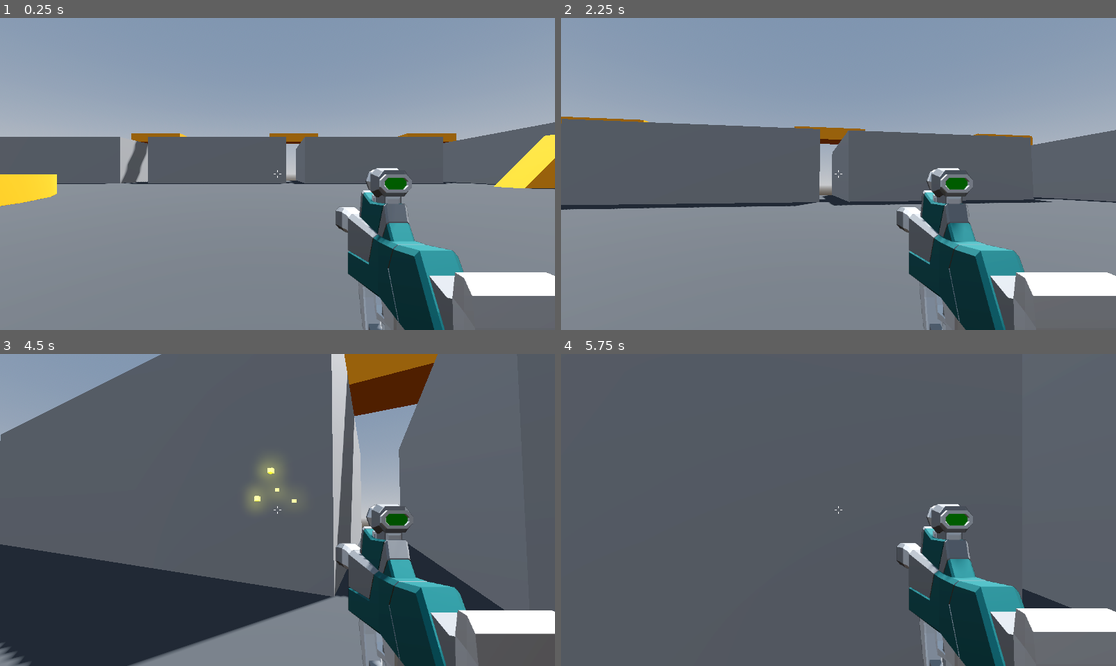
Above: before the commit, frames 1-4 (two rows, left to right).
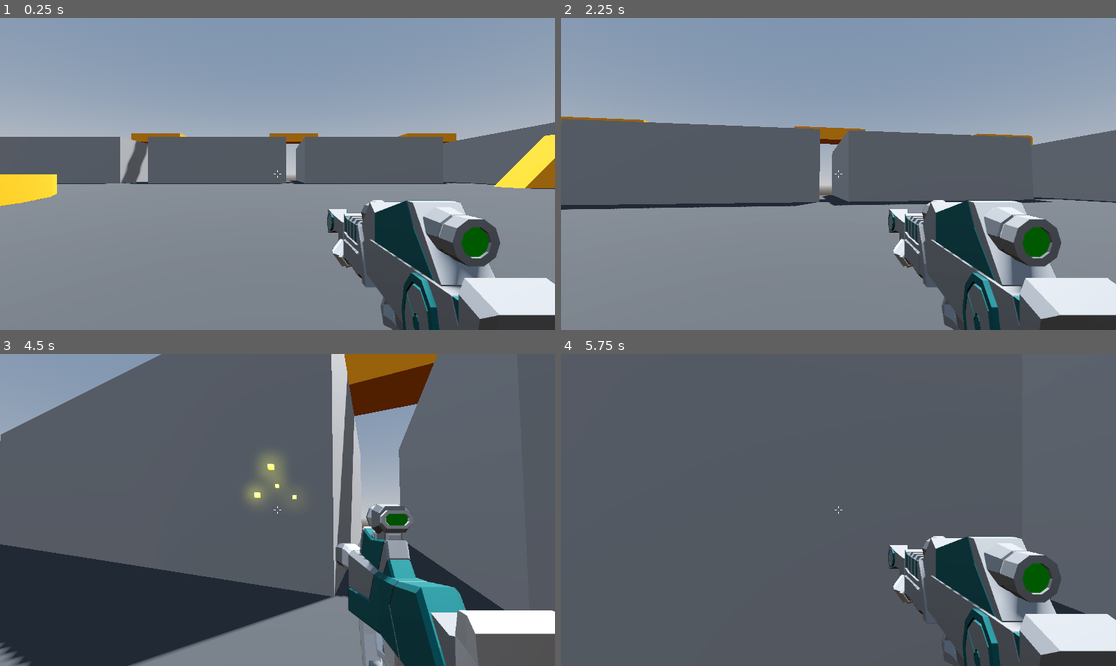
Above: after the commit, the same moments.

Repository: DevDonAguinaldo/roborampage
Game: Godot game, scene res://Levels/sandbox.tscn
The game is run twice, just before and just after one commit, with the same random seed, the same clock (stepped at 60 frames per second) and the same inputs.
Inputs (mouse positions are in pixels of both pictures, inside the frame that each line leads up to):
- Up to frame 1 (0.25 s): no input
- Up to frame 2 (2.25 s): tap Enter at 0.5 s; move the mouse to (866, 174) at 0.52 s; press the mouse at (866, 174) at 0.53 s; hold W (move_forward) from 0.53 s (still down); tap Space (jump) at 0.77, 1.52 s; tap Mouse wheel down (last_weapon, bound only after the commit) at 0.8, 1.35 s; move the mouse to (810, 174) at 1.27 s; release the mouse at (810, 174) at 1.28 s; tap Mouse wheel up (next_weapon, bound only after the commit) at 1.55 s; move the mouse to (849, 167) at 2.02 s; hold Mouse wheel up (next_weapon, bound only after the commit) from 2.03 s (still down)
- Up to frame 3 (4.5 s): keep holding W (move_forward); tap 1 (weapon_1, bound only after the commit) at 2.3, 2.85 s; move the mouse to (271, 516) at 2.77 s; release Mouse wheel up (next_weapon, bound only after the commit) at 2.78 s; tap Space (jump) at 3.02, 3.77 s; tap 2 (weapon_2, bound only after the commit) at 3.05 s; move the mouse to (316, 513) at 3.52 s; hold 2 (weapon_2, bound only after the commit) 3.53-4.28 s; click (316, 513) at 3.8 s; move the mouse to (233, 506) at 4.27 s; click (233, 506) at 4.35 s
- Up to frame 4 (5.75 s): keep holding W (move_forward); tap Space (jump) at 4.52 s; tap Mouse wheel down (last_weapon, bound only after the commit) at 4.55 s; move the mouse to (844, 510) at 5.02 s; hold Mouse wheel down (last_weapon, bound only after the commit) from 5.03 s (still down); tap Mouse wheel up (next_weapon, bound only after the commit) at 5.3 s

The runs differ from the first frame. In frame 1, 11% of the frame differs, in the area x 58-100%, y 48-100%; in frame 2, 11%; in frame 3, 0.1%; in frame 4, 11%.

Commit message:
added multiple weapon handler

Diff:
--- a/Assets/hitscan_weapon.gd
+++ b/Assets/hitscan_weapon.gd
@@ -4,6 +4,9 @@
 @export var recoil := 0.05
 @export var weapon: Node3D
 @export var weapon_damage := 15
+@export var automatic: bool
+@export var ammo_handler: AmmoHandler
+@export var ammo_type: AmmoHandler.ammo_type
 @export var muzzle_flash: GPUParticles3D
 @export var sparks: PackedScene
 
@@ -13,21 +16,28 @@
 
 # Called every frame. 'delta' is the elapsed time since the previous frame.
 func _process(_delta: float) -> void:
-	if Input.is_action_pressed("fire"):
-		if cooldown_timer.is_stopped():
-			shoot()
+	if automatic:
+		if Input.is_action_pressed("fire"):
+			if cooldown_timer.is_stopped():
+				shoot()
+	else:
+		if Input.is_action_just_pressed("fire"):
+			if cooldown_timer.is_stopped():
+				shoot()
 
 	weapon.position = weapon.position.lerp(weapon_position, _delta * 10.0)
 
 func shoot() -> void:
-	muzzle_flash.restart()
-	cooldown_timer.start(1.0 / fire_rate)
-	var collider = ray_cast_3d.get_collider()
-	weapon.position.z += recoil
+	if ammo_handler.has_ammo(ammo_type):
+		ammo_handler.use_ammo(ammo_type)
+		muzzle_flash.restart()
+		cooldown_timer.start(1.0 / fire_rate)
+		var collider = ray_cast_3d.get_collider()
+		weapon.position.z += recoil
 
-	if collider is Enemy:
-		collider.hp -= weapon_damage
+		if collider is Enemy:
+			collider.hp -= weapon_damage
 
-	var spark = sparks.instantiate()
-	add_child(spark)
-	spark.global_position = ray_cast_3d.get_collision_point()
+		var spark = sparks.instantiate()
+		add_child(spark)
+		spark.global_position = ray_cast_3d.get_collision_point()
--- /dev/null
+++ b/Assets/rifle.tscn
@@ -0,0 +1,86 @@
+[gd_scene load_steps=8 format=3 uid="uid://dt7a1k1qnkiaj"]
+
+[ext_resource type="PackedScene" uid="uid://b8pfo1k3fdkgs" path="res://Assets/hitscan_weapon.tscn" id="1_x10na"]
+[ext_resource type="PackedScene" uid="uid://c3a80q7m75xir" path="res://Assets/Rifle.glb" id="2_r4e1a"]
+
+[sub_resource type="StandardMaterial3D" id="StandardMaterial3D_bdrv4"]
+emission_enabled = true
+emission = Color(1, 1, 1, 1)
+emission_energy_multiplier = 3.0
+
+[sub_resource type="Curve" id="Curve_4gqcf"]
+_data = [Vector2(0, 1), 0.0, 0.0, 0, 0, Vector2(1, 0), 0.0, 0.0, 0, 0]
+point_count = 2
+
+[sub_resource type="CurveTexture" id="CurveTexture_wr5b8"]
+curve = SubResource("Curve_4gqcf")
+
+[sub_resource type="ParticleProcessMaterial" id="ParticleProcessMaterial_25ndh"]
+direction = Vector3(0, 0, -1)
+spread = 8.0
+initial_velocity_min = 6.0
+initial_velocity_max = 8.0
+gravity = Vector3(0, 0, 0)
+scale_curve = SubResource("CurveTexture_wr5b8")
+
+[sub_resource type="BoxMesh" id="BoxMesh_vf7nc"]
+size = Vector3(0.1, 0.1, 0.1)
+
+[node name="rifle" node_paths=PackedStringArray("weapon", "muzzle_flash") instance=ExtResource("1_x10na")]
+fire_rate = 8.0
+recoil = 0.3
+weapon = NodePath("Rifle")
+weapon_damage = 70
+muzzle_flash = NodePath("MuzzleFlash")
+
+[node name="MuzzleFlash" type="GPUParticles3D" parent="." index="2"]
+transform = Transform3D(1, 0, 0, 0, 1, 0, 0, 0, 1, 0.4, -0.3, -2.8)
+layers = 2
+material_override = SubResource("StandardMaterial3D_bdrv4")
+cast_shadow = 0
+emitting = false
+lifetime = 0.07
+one_shot = true
+explosiveness = 1.0
+fixed_fps = 60
+local_coords = true
+process_material = SubResource("ParticleProcessMaterial_25ndh")
+draw_pass_1 = SubResource("BoxMesh_vf7nc")
+
+[node name="Rifle" parent="." index="3" instance=ExtResource("2_r4e1a")]
+transform = Transform3D(1, 0, 0, 0, 1, 0, 0, 0, 1, 0.4, -0.3, -1.4)
+
+[node name="Part_104" parent="Rifle" index="0"]
+layers = 2
+
+[node name="Gun butt_018" parent="Rifle" index="1"]
+layers = 2
+
+[node name="Part_106" parent="Rifle" index="2"]
+layers = 2
+
+[node name="Grip_027" parent="Rifle" index="3"]
+layers = 2
+
+[node name="Part_108" parent="Rifle" index="4"]
+layers = 2
+
+[node name="Scope_022" parent="Rifle" index="5"]
+layers = 2
+
+[node name="Scope_023" parent="Rifle" index="6"]
+layers = 2
+
+[node name="Extra accessories_008" parent="Rifle" index="7"]
+layers = 2
+
+[node name="Part_112" parent="Rifle" index="8"]
+layers = 2
+
+[node name="Part_113" parent="Rifle" index="9"]
+layers = 2
+
+[node name="Muzzle breaks" parent="Rifle" index="10"]
+layers = 2
+
+[editable path="Rifle"]
--- a/Assets/smg.tscn
+++ b/Assets/smg.tscn
@@ -28,6 +28,7 @@
 
 [node name="smg" node_paths=PackedStringArray("weapon", "muzzle_flash") instance=ExtResource("1_d1l1q")]
 weapon = NodePath("SMG")
+automatic = true
 muzzle_flash = NodePath("MuzzleFlash")
 
 [node name="SMG" parent="." index="1" instance=ExtResource("2_344nb")]
--- a/Assets/sparks.tscn
+++ b/Assets/sparks.tscn
@@ -21,6 +21,21 @@
 
 [sub_resource type="BoxMesh" id="BoxMesh_5rrfm"]
 size = Vector3(0.1, 0.1, 0.1)
+
+[sub_resource type="Animation" id="Animation_xp5cl"]
+length = 0.001
+tracks/0/type = "value"
+tracks/0/imported = false
+tracks/0/enabled = true
+tracks/0/path = NodePath(".:emitting")
+tracks/0/interp = 1
+tracks/0/loop_wrap = true
+tracks/0/keys = {
+"times": PackedFloat32Array(0),
+"transitions": PackedFloat32Array(1),
+"update": 1,
+"values": [false]
+}
 
 [sub_resource type="Animation" id="Animation_x5dhc"]
 resource_name = "Spark"
@@ -52,21 +67,6 @@
 }]
 }
 
-[sub_resource type="Animation" id="Animation_xp5cl"]
-length = 0.001
-tracks/0/type = "value"
-tracks/0/imported = false
-tracks/0/enabled = true
-tracks/0/path = NodePath(".:emitting")
-tracks/0/interp = 1
-tracks/0/loop_wrap = true
-tracks/0/keys = {
-"times": PackedFloat32Array(0),
-"transitions": PackedFloat32Array(1),
-"update": 1,
-"values": [false]
-}
-
 [sub_resource type="AnimationLibrary" id="AnimationLibrary_r3vyf"]
 _data = {
 "RESET": SubResource("Animation_xp5cl"),
--- a/Enemy/enemy.gd
+++ b/Enemy/enemy.gd
@@ -65,4 +65,3 @@
 
 func attack() -> void:
 	player.hp -= attack_damage
-	print("Enemy attack!")
--- /dev/null
+++ b/Player/AmmoHandler.gd
@@ -0,0 +1,20 @@
+extends Node3D
+class_name AmmoHandler
+
+enum ammo_type {
+	BULLET,
+	SMALL_BULLET
+}
+
+var ammo_storage := {
+	ammo_type.BULLET: 10,
+	ammo_type.SMALL_BULLET: 60
+}
+
+func has_ammo(type: ammo_type) -> bool:
+	return ammo_storage[type] > 0
+
+func use_ammo(type: ammo_type) -> void:
+	if has_ammo(type):
+		ammo_storage[type] -= 1
+		print(ammo_storage[type])
--- /dev/null
+++ b/Player/WeaponHandler.gd
@@ -0,0 +1,42 @@
+extends Node3D
+
+@export var weapon_1: Node3D
+@export var weapon_2: Node3D
+
+func _ready() -> void:
+	equip(weapon_1)
+
+func _unhandled_input(event: InputEvent) -> void:
+	if event.is_action_pressed("weapon_1"):
+		equip(weapon_1)
+	if event.is_action_pressed("weapon_2"):
+		equip(weapon_2)
+	if event.is_action_pressed("next_weapon"):
+		next_weapon()
+	if event.is_action_pressed("last_weapon"):
+		last_weapon()
+
+func equip(active_weapon: Node3D) -> void:
+	for child in get_children():
+		if child == active_weapon:
+			child.visible = true
+			child.set_process(true)
+		else:
+			child.visible = false
+			child.set_process(false)
+
+func next_weapon() -> void:
+	var index = get_current_index()
+	index = wrapi(index + 1, 0, get_child_count())
+	equip(get_child(index))
+
+func last_weapon() -> void:
+	var index = get_current_index()
+	index = wrapi(index - 1, 0, get_child_count())
+	equip(get_child(index))
+
+func get_current_index() -> int:
+	for index in get_child_count():
+		if get_child(index).visible:
+			return index
+	return 0
--- /dev/null
+++ b/Player/game_over_menu.tres
@@ -0,0 +1,57 @@
+[gd_resource type="VisualShader" load_steps=5 format=3 uid="uid://du3i18t757y3b"]
+
+[sub_resource type="VisualShaderNodeTexture" id="VisualShaderNodeTexture_16a63"]
+source = 5
+
+[sub_resource type="VisualShaderNodeInput" id="VisualShaderNodeInput_v84x0"]
+input_name = "screen_uv"
+
+[sub_resource type="VisualShaderNodeFloatConstant" id="VisualShaderNodeFloatConstant_pxd7u"]
+constant = 2.0
+
+[sub_resource type="VisualShaderNodeTexture2DParameter" id="VisualShaderNodeTexture2DParameter_dkfnx"]
+parameter_name = "Screen"
+texture_type = 1
+texture_filter = 4
+texture_source = 1
+
+[resource]
+code = "shader_type canvas_item;
+render_mode blend_mix;
+
+uniform sampler2D Screen : source_color, filter_linear_mipmap, hint_screen_texture;
+
+
+
+void fragment() {
+// Input:3
+	vec2 n_out3p0 = SCREEN_UV;
+
+
+// FloatConstant:4
+	float n_out4p0 = 2.000000;
+
+
+	vec4 n_out2p0;
+// Texture2D:2
+	n_out2p0 = textureLod(Screen, n_out3p0, n_out4p0);
+
+
+// Output:0
+	COLOR.rgb = vec3(n_out2p0.xyz);
+
+
+}
+"
+graph_offset = Vector2(-783.45, -300)
+mode = 1
+flags/light_only = false
+nodes/fragment/2/node = SubResource("VisualShaderNodeTexture_16a63")
+nodes/fragment/2/position = Vector2(0, 120)
+nodes/fragment/3/node = SubResource("VisualShaderNodeInput_v84x0")
+nodes/fragment/3/position = Vector2(-440, 20)
+nodes/fragment/4/node = SubResource("VisualShaderNodeFloatConstant_pxd7u")
+nodes/fragment/4/position = Vector2(-380, 120)
+nodes/fragment/5/node = SubResource("VisualShaderNodeTexture2DParameter_dkfnx")
+nodes/fragment/5/position = Vector2(-440, 220)
+nodes/fragment/connections = PackedInt32Array(2, 0, 0, 0, 3, 0, 2, 0, 4, 0, 2, 1, 5, 0, 2, 2)
--- a/Player/game_over_menu.tscn
+++ b/Player/game_over_menu.tscn
@@ -1,11 +1,17 @@
-[gd_scene load_steps=5 format=3 uid="uid://gd1m1qrk5ll2"]
+[gd_scene load_steps=8 format=3 uid="uid://gd1m1qrk5ll2"]
 
 [ext_resource type="FontFile" uid="uid://cw4qlcdtpvxd1" path="res://Assets/Roboto-Regular.ttf" id="1_jp3f6"]
 [ext_resource type="Script" path="res://Player/game_over_menu.gd" id="2_sk2t3"]
+[ext_resource type="Shader" uid="uid://du3i18t757y3b" path="res://Player/game_over_menu.tres" id="3_ov1ir"]
 
 [sub_resource type="Theme" id="Theme_mh2ey"]
 default_font = ExtResource("1_jp3f6")
 default_font_size = 64
+
+[sub_resource type="ShaderMaterial" id="ShaderMaterial_m5efn"]
+shader = ExtResource("3_ov1ir")
+
+[sub_resource type="PlaceholderTexture2D" id="PlaceholderTexture2D_v783p"]
 
 [sub_resource type="LabelSettings" id="LabelSettings_01585"]
 font_size = 96
@@ -20,6 +26,16 @@
 grow_vertical = 2
 theme = SubResource("Theme_mh2ey")
 script = ExtResource("2_sk2t3")
+
+[node name="BackgroundBlur" type="TextureRect" parent="."]
+material = SubResource("ShaderMaterial_m5efn")
+layout_mode = 1
+anchors_preset = 15
+anchor_right = 1.0
+anchor_bottom = 1.0
+grow_horizontal = 2
+grow_vertical = 2
+texture = SubResource("PlaceholderTexture2D_v783p")
 
 [node name="CenterContainer" type="CenterContainer" parent="."]
 layout_mode = 1
--- a/Player/player.tscn
+++ b/Player/player.tscn
@@ -1,11 +1,14 @@
-[gd_scene load_steps=12 format=3 uid="uid://c7xk8ih1mtgqm"]
+[gd_scene load_steps=15 format=3 uid="uid://c7xk8ih1mtgqm"]
 
 [ext_resource type="Script" path="res://Player/player.gd" id="1_kja5x"]
 [ext_resource type="Script" path="res://Player/SmoothCamera.gd" id="2_pxo88"]
 [ext_resource type="Script" path="res://Player/Crosshair.gd" id="3_iy2gq"]
+[ext_resource type="PackedScene" uid="uid://dt7a1k1qnkiaj" path="res://Assets/rifle.tscn" id="3_nwblq"]
+[ext_resource type="Script" path="res://Player/WeaponHandler.gd" id="3_tb58y"]
 [ext_resource type="PackedScene" uid="uid://dhkfr114f6r2y" path="res://Assets/smg.tscn" id="3_tiqqw"]
 [ext_resource type="Texture2D" uid="uid://cr7toaq1w80q5" path="res://Player/damage.png" id="5_pahyx"]
 [ext_resource type="PackedScene" uid="uid://gd1m1qrk5ll2" path="res://Player/game_over_menu.tscn" id="6_6mgr0"]
+[ext_resource type="Script" path="res://Player/AmmoHandler.gd" id="6_ldacq"]
 
 [sub_resource type="CapsuleMesh" id="CapsuleMesh_0tt7d"]
 
@@ -89,8 +92,6 @@
 cull_mask = 1048573
 script = ExtResource("2_pxo88")
 
-[node name="smg" parent="CameraPivot/SmoothCamera" instance=ExtResource("3_tiqqw")]
-
 [node name="RemoteTransform3D" type="RemoteTransform3D" parent="CameraPivot/SmoothCamera"]
 remote_path = NodePath("../../../SubViewportContainer/SubViewport/WeaponCamera")
 
@@ -112,12 +113,28 @@
 cull_mask = 2
 fov = 40.0
 
+[node name="WeaponHandler" type="Node3D" parent="SubViewportContainer/SubViewport/WeaponCamera" node_paths=PackedStringArray("weapon_1", "weapon_2")]
+script = ExtResource("3_tb58y")
+weapon_1 = NodePath("rifle")
+weapon_2 = NodePath("smg")
+
+[node name="rifle" parent="SubViewportContainer/SubViewport/WeaponCamera/WeaponHandler" node_paths=PackedStringArray("ammo_handler") instance=ExtResource("3_nwblq")]
+ammo_handler = NodePath("../../AmmoHandler")
+
+[node name="smg" parent="SubViewportContainer/SubViewport/WeaponCamera/WeaponHandler" node_paths=PackedStringArray("ammo_handler") instance=ExtResource("3_tiqqw")]
+ammo_handler = NodePath("../../AmmoHandler")
+ammo_type = 1
+
+[node name="AmmoHandler" type="Node3D" parent="SubViewportContainer/SubViewport/WeaponCamera"]
+script = ExtResource("6_ldacq")
+
 [node name="CenterContainer" type="CenterContainer" parent="."]
 anchors_preset = 15
 anchor_right = 1.0
 anchor_bottom = 1.0
 grow_horizontal = 2
 grow_vertical = 2
+mouse_filter = 2
 
 [node name="Crosshair" type="Control" parent="CenterContainer"]
 layout_mode = 2
@@ -131,6 +148,7 @@
 grow_horizontal = 2
 grow_vertical = 2
 pivot_offset = Vector2(576, 324)
+mouse_filter = 2
 texture = ExtResource("5_pahyx")
 
 [node name="DamageAnimationPlayer" type="AnimationPlayer" parent="DamageTexture"]
--- a/project.godot
+++ b/project.godot
@@ -52,3 +52,23 @@
 "events": [Object(InputEventMouseButton,"resource_local_to_scene":false,"resource_name":"","device":-1,"window_id":0,"a …(258 unchanged characters)…
 ]
 }
+weapon_1={
+"deadzone": 0.5,
+"events": [Object(InputEventKey,"resource_local_to_scene":false,"resource_name":"","device":-1,"window_id":0,"alt_pressed":false,"shift_pressed":false,"ctrl_pressed":false,"meta_pressed":false,"pressed":false,"keycode":0,"physical_keycode":49,"key_label":0,"unicode":49,"echo":false,"script":null)
+]
+}
+weapon_2={
+"deadzone": 0.5,
+"events": [Object(InputEventKey,"resource_local_to_scene":false,"resource_name":"","device":-1,"window_id":0,"alt_pressed":false,"shift_pressed":false,"ctrl_pressed":false,"meta_pressed":false,"pressed":false,"keycode":0,"physical_keycode":50,"key_label":0,"unicode":50,"echo":false,"script":null)
+]
+}
+next_weapon={
+"deadzone": 0.5,
+"events": [Object(InputEventMouseButton,"resource_local_to_scene":false,"resource_name":"","device":-1,"window_id":0,"alt_pressed":false,"shift_pressed":false,"ctrl_pressed":false,"meta_pressed":false,"button_mask":8,"position":Vector2(116, 11),"global_position":Vector2(120, 52),"factor":1.0,"button_index":4,"canceled":false,"pressed":true,"double_click":false,"script":null)
+]
+}
+last_weapon={
+"deadzone": 0.5,
+"events": [Object(InputEventMouseButton,"resource_local_to_scene":false,"resource_name":"","device":-1,"window_id":0,"alt_pressed":false,"shift_pressed":false,"ctrl_pressed":false,"meta_pressed":false,"button_mask":16,"position":Vector2(107, 17),"global_position":Vector2(111, 58),"factor":1.0,"button_index":5,"canceled":false,"pressed":true,"double_click":false,"script":null)
+]
+}
Binary file added: Assets/Rifle.glb
Not shown, added: Assets/Rifle.glb.import
Binary file added: Assets/Rifle_Palette-Colour.png
Not shown, added: Assets/Rifle_Palette-Colour.png.import
